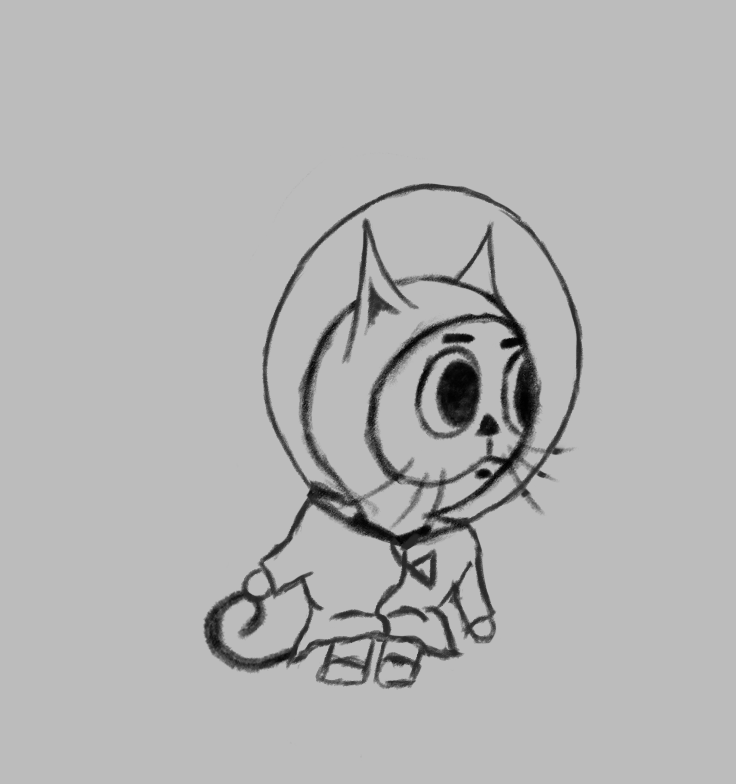
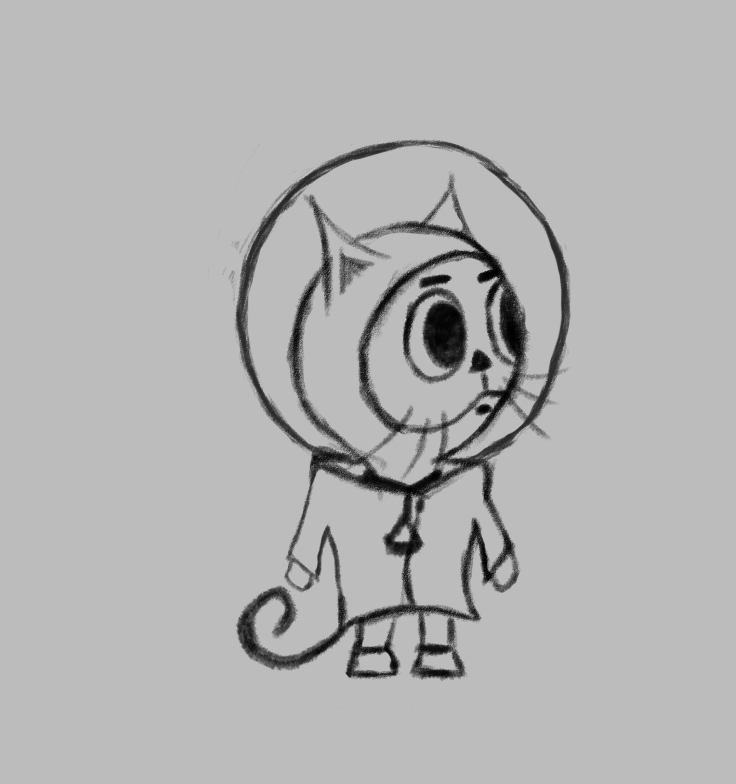
Comparing the layer stacks of the two 736 x 784 images. Changes:
hid group "Jump" (7 layers) over (202, 147, 584, 758)
hid group "0" (1st of 2, in "Jump") (3 layers), moved it into group "Jump" over (202, 147, 584, 758)
showed group "Idle" (21 layers) over (202, 110, 574, 710)
